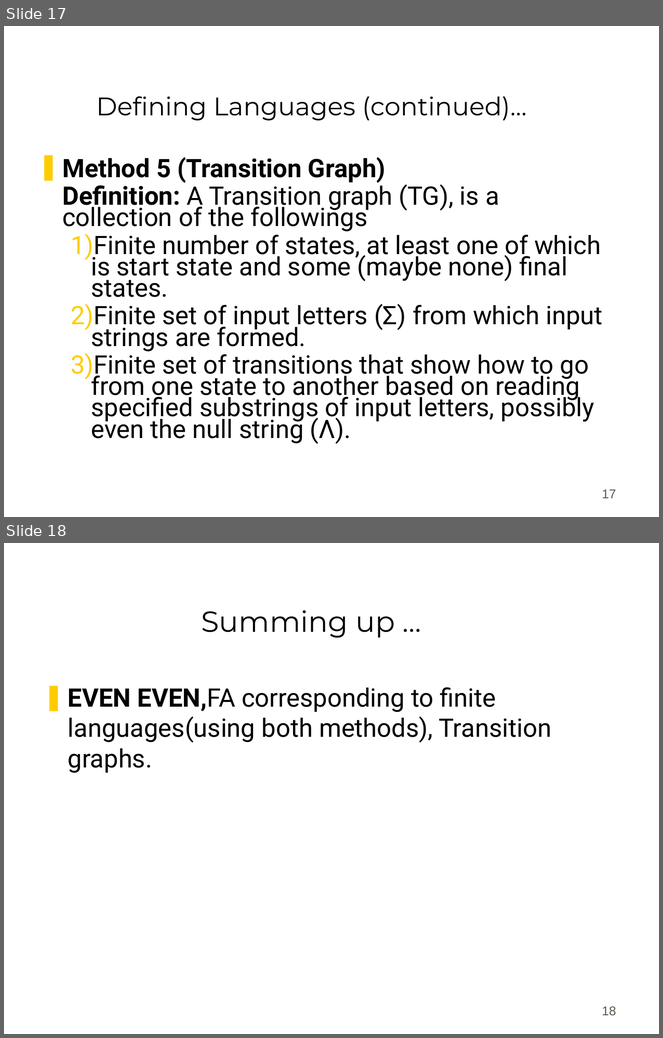
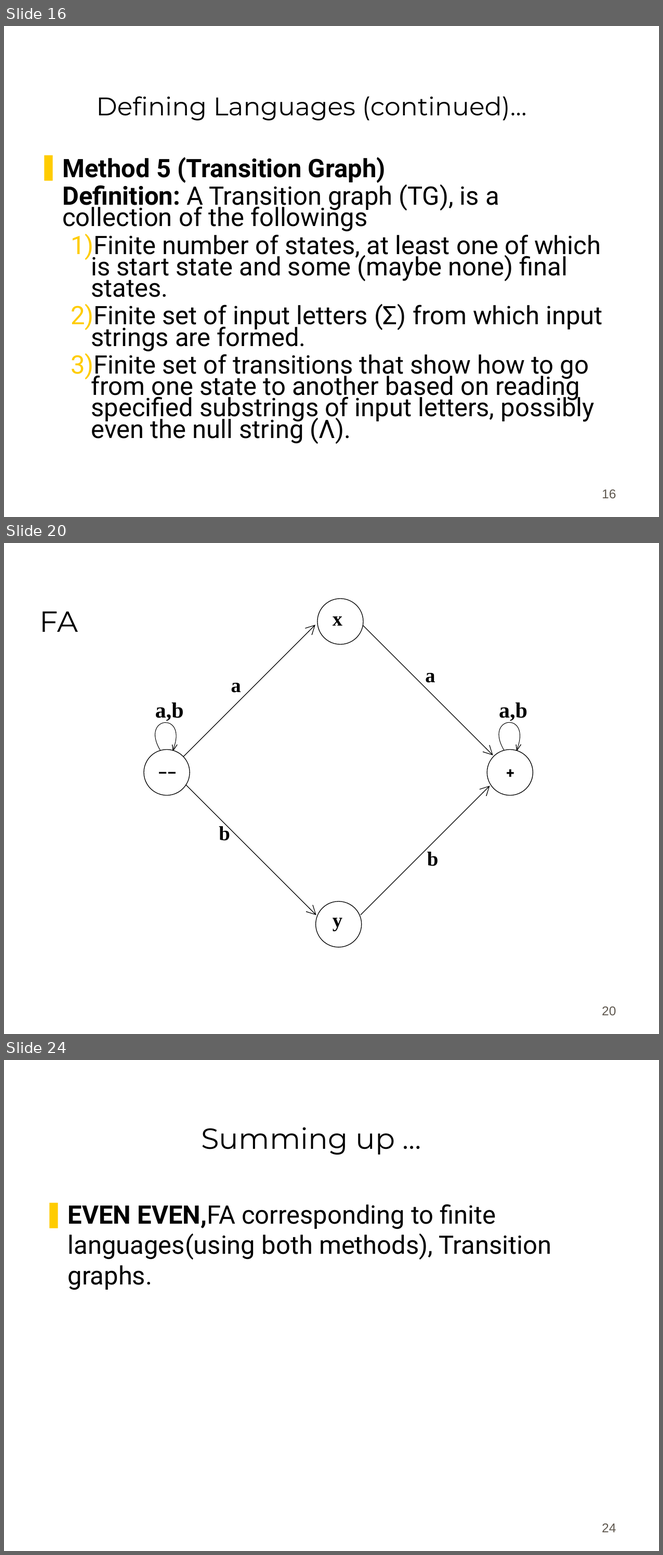
Before and after one commit to bamboat3/toa, a slide deck: Lesson 07.ppt. Shown one above the other, each under a label of ours: slides 17 and 18 before the commit, slides 16, 20 and 24 after it; the slides between them are not shown. The pictures are 663x1038 and 663x1555 pixels, drawn with LibreOffice and Linux fonts; fonts in the diff are those of the drawing; background and template pictures are left out. Boxes give left, top, right and bottom in pixels: in the first picture for what was removed or moved away, otherwise in the second. Text is boxed around its words. In the diff, an @@ line names an element or a change of style, - is before the commit and + after.

```diff
--- a/Lesson 07.ppt
+++ b/Lesson 07.ppt
@@ slide 20 added at [4,543,659,1034], background #FFFFFF @@
@@ title added at [40,611,78,632], 32 pt, text #000000 @@
+FA
@@ group added at [135,599,543,947]: 10 texts, 10 freeform shapes, 4 ellipses @@
+a
+b
+a
+b
+a,b
+––
++
+x
+y
+a,b
@@ page number added at [602,1007,616,1016], 14 pt, text #5E574E @@
+20
@@ what was slide 17 is now slide 16 @@
@@ page number at [602,490,616,499]: text changed @@
-17
+16
@@ what was slide 18 is now slide 24 @@
@@ page number at [602,1524,616,1533]: text changed @@
-18
+24
```
Also in this commit, not shown: 5 slides changed, 6 other slides added, 1 slide removed, 1 other file.
